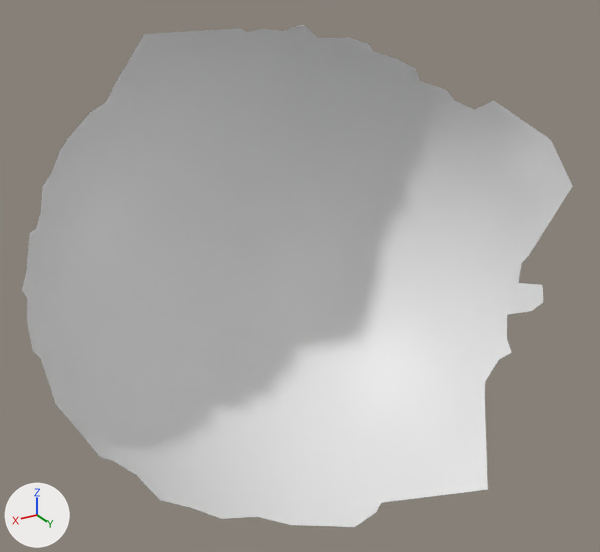
Renders of the OBJ model res/final/camerafocus/cleanedup/CameraFocus_P10.000001.obj from each side of a commit.
Both versions are drawn from a 50 mm camera at (104.5, 289.2, 135.5) aimed at (-16.4, 87.8, 34.8). Lighting does not change. The marker at lower left points along +X, +Y and +Z. Where no turn or scale is listed for an object, it has been applied to the vertices.

Script lines for the objects in view, before the commit:
```python
me_camerafocus_p10_000001 = bpy.data.meshes.new('CameraFocus_P10.000001')
me_camerafocus_p10_000001.from_pydata(...)  # 3699 vertices, 7329 faces; spans x -91.0..64.0, y 29.0..142.0, z -34.0..106.0
# before: 3346 (14.0, 49.0, 94.0) at pixel (144, 71), 3347 (10.0, 49.0, 96.0) at pixel (156, 62), 3366 (-4.0, 51.0, 101.0) at pixel (201, 43), 3424 (21.0, 50.0, 91.0) at pixel (126, 82), 3494 (-8.0, 52.0, 102.0) at pixel (214, 37)
# before: 3502 (6.0, 50.0, 99.0) at pixel (171, 52), 3598 (25.0, 53.0, 91.0) at pixel (114, 84), 3610 (2.0, 51.0, 100.0) at pixel (183, 46), 3643 (-15.0, 54.0, 105.0) at pixel (239, 28), 3697 (18.0, 60.0, 106.0) at pixel (144, 34)
# before: 3628 (-48.0, 119.0, -24.0) at pixel (433, 455), 3649 (-68.0, 119.0, -7.0) at pixel (484, 394), 3664 (-62.0, 119.0, -13.0) at pixel (470, 415), 3670 (-25.0, 122.0, -31.0) at pixel (381, 502), 3678 (-38.0, 122.0, -28.0) at pixel (414, 480)
# before: 3680 (-44.0, 121.0, -26.0) at pixel (427, 467), 3681 (-53.0, 119.0, -20.0) at pixel (446, 441), 3691 (-34.0, 125.0, -29.0) at pixel (408, 492), 3692 (-58.0, 119.0, -17.0) at pixel (458, 429), 3698 (-49.0, 142.0, -22.0) at pixel (487, 489)
ob_camerafocus_p10_000001 = bpy.data.objects.new('CameraFocus_P10.000001', me_camerafocus_p10_000001)
ob_camerafocus_p10_000001.location = (0.0, 0.0, 0.0)
```
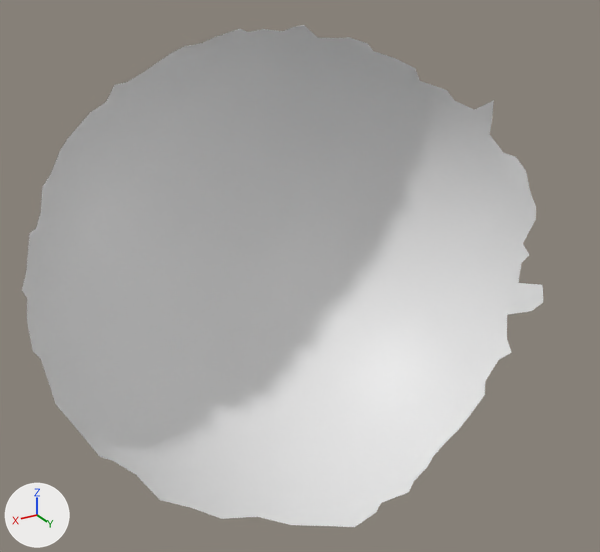
Location of each change, [x1, y1, x2, y2] in pixels of the pictures (600 x 552 px):
'CameraFocus_P10.000001', reshaped
    before: [22, 25, 573, 527]
    after: [22, 25, 543, 527]
part 1 of me_camerafocus_p10_000001, deleted
    before: [115, 29, 237, 85]
part 2 of me_camerafocus_p10_000001, deleted
    before: [490, 101, 573, 254]
part 3 of me_camerafocus_p10_000001, deleted
    before: [382, 395, 488, 503]

The edits, one by one:
me_camerafocus_p10_000001 is used by ob_camerafocus_p10_000001; location (0.0, 0.0, 0.0).
Verts and faces of me_camerafocus_p10_000001; kept vertices keep their numbers, new ones are numbered from 3699.
me_camerafocus_p10_000001 had 3699 vertices, 7329 faces and spanned x -91.0..64.0, y 29.0..142.0, z -34.0..106.0.
me_camerafocus_p10_000001 now has 3695 vertices, 7302 faces and spans x -89.0..64.0, y 29.0..126.0, z -34.0..105.0.
Part 1, on me_camerafocus_p10_000001:
Vertices deleted: 3697 (with the faces that use them).
Part 2, on me_camerafocus_p10_000001:
2 vertices are removed from x -91.0..-89.0, y 115.0..124.0, z 61.0..74.0.
11 faces are deleted.
Part 3, on me_camerafocus_p10_000001:
Vertices deleted: 3698 (with the faces that use them).
